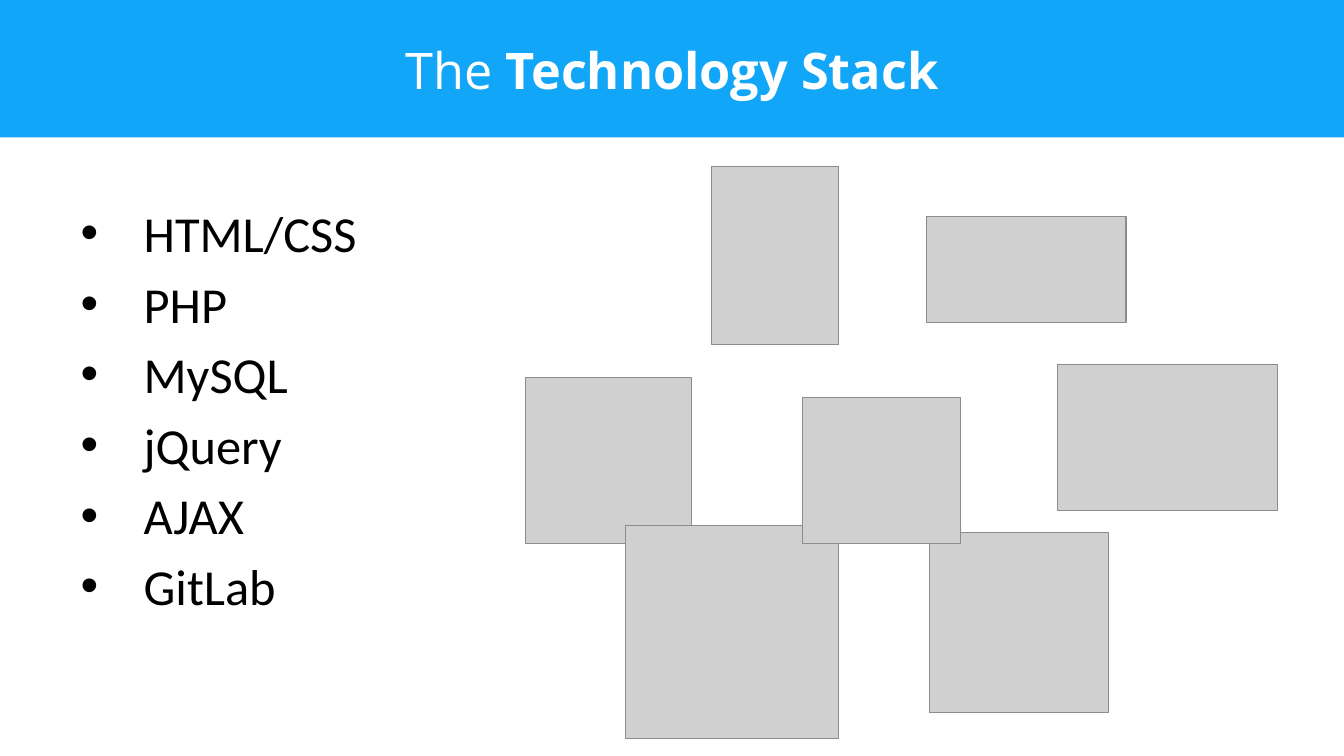
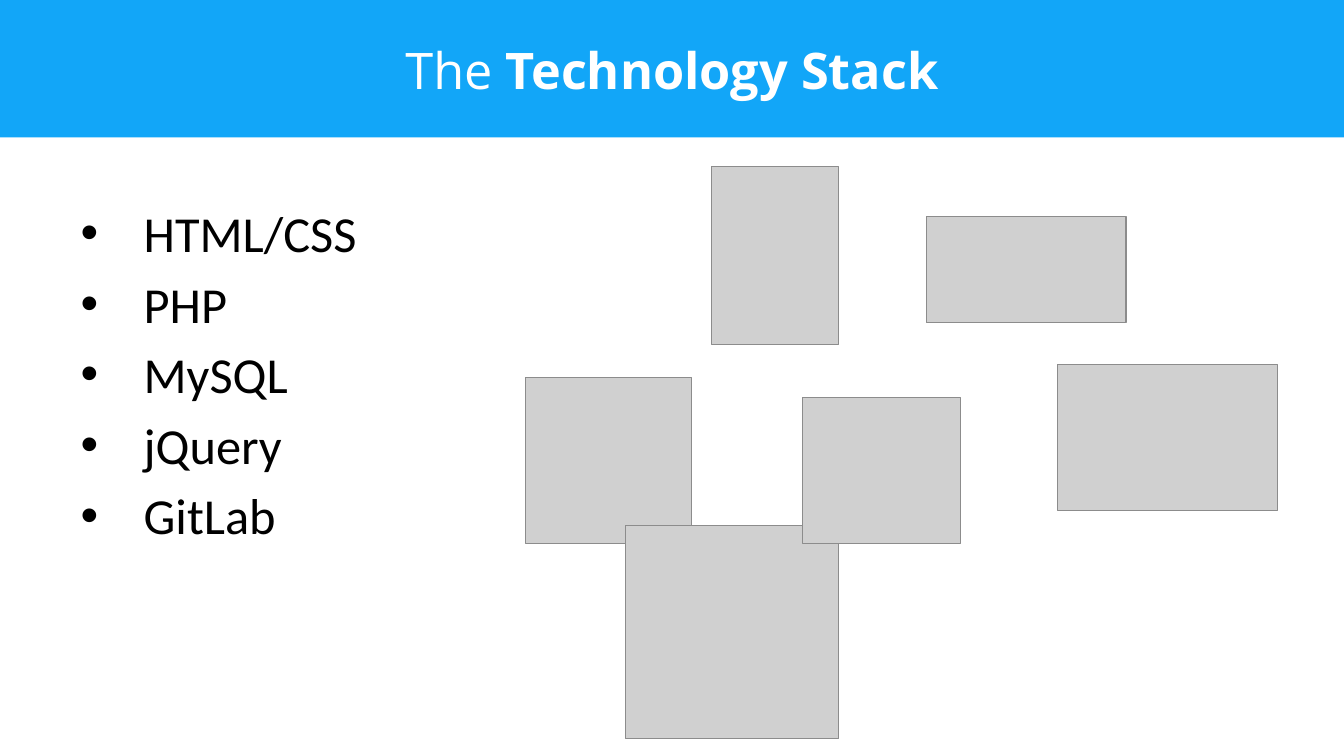
Before and after one commit to frostyseb/ITDP, a slide deck: slide 5 of Documentation/PresentationDeck-NewBlood.pptx. Drawn at 1344x756 pixels with LibreOffice and Linux fonts; fonts in the diff are those of the drawing; grey boxes stand for pictures. Boxes give left, top, right and bottom in pixels: in the first picture for what was removed or moved away, otherwise in the second. Text is boxed around its words. In the diff, an @@ line names an element or a change of style, - is before the commit and + after.

```diff
--- a/Documentation/PresentationDeck-NewBlood.pptx
+++ b/Documentation/PresentationDeck-NewBlood.pptx
@@ text at [144,501,244,535]: paragraph removed @@
-• AJAX
@@ picture removed at [929,533,1108,713] @@
```
Also in this commit, not shown: 1 other slide changed.
